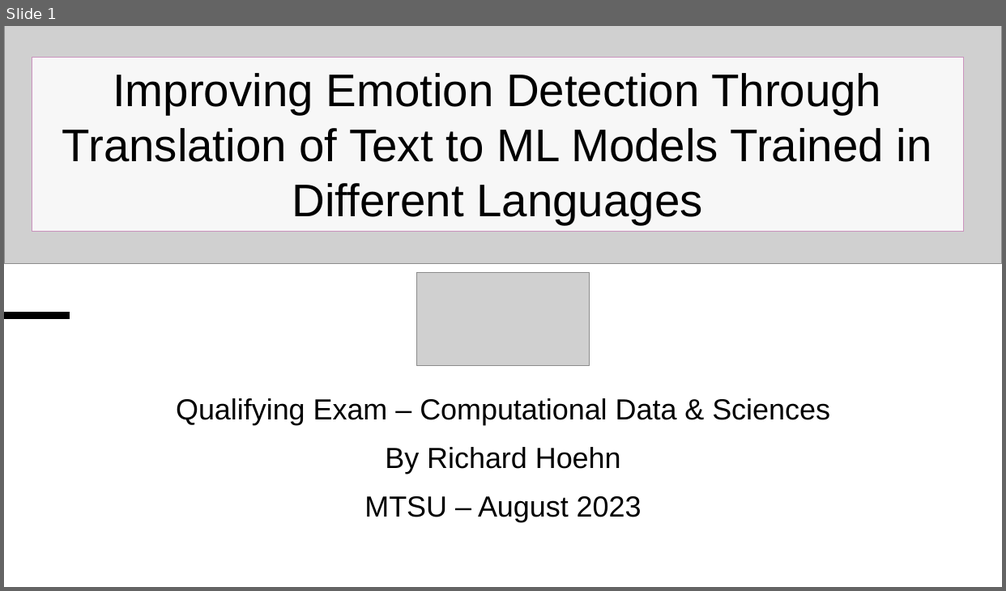
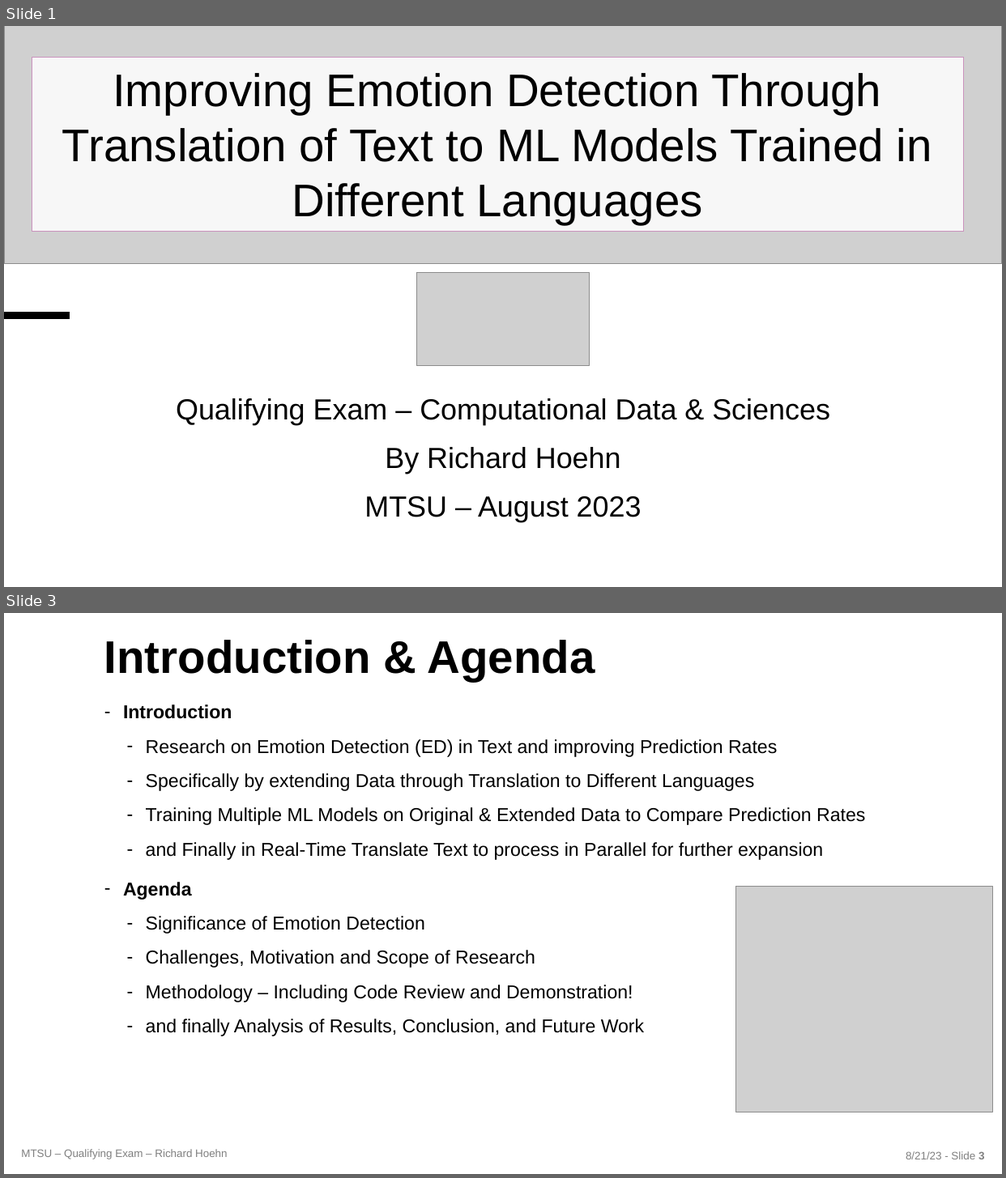
Before and after one commit to richardhoehn/mtsu.coms.qualifying-exam, a slide deck: presentation/COMS_Qualifying_Exam-2023-08-21.pptx. Shown one above the other, each under a label of ours: slide 1 before the commit, slides 1 and 3 after it; the slides between them are not shown. The pictures are 1006x591 and 1006x1178 pixels, drawn with LibreOffice and Linux fonts; fonts in the diff are those of the drawing; grey boxes stand for pictures; background and template pictures are left out. Boxes give left, top, right and bottom in pixels: in the first picture for what was removed or moved away, otherwise in the second. Text is boxed around its words. In the diff, an @@ line names an element or a change of style, - is before the commit and + after.

```diff
--- a/presentation/COMS_Qualifying_Exam-2023-08-21.pptx
+++ b/presentation/COMS_Qualifying_Exam-2023-08-21.pptx
@@ slide 3 added at (4,613,1002,1174), background picture (left out) @@
@@ title added at (104,640,595,681), 44 pt, text #000000, bold @@
+Introduction & Agenda
@@ text added at (123,705,865,1037), 18 pt, text #000000 @@
+– Introduction
+  – Research on Emotion Detection (ED) in Text and improving Prediction Rates
+  – Specifically by extending Data through Translation to Different Languages
+  – Training Multiple ML Models on Original & Extended Data to Compare Prediction Rates
+  – and Finally in Real-Time Translate Text to process in Parallel for further expansion
+– Agenda
+  – Significance of Emotion Detection
+  – Challenges, Motivation and Scope of Research
+  – Methodology – Including Code Review and Demonstration!
+  – and finally Analysis of Results, Conclusion, and Future Work
@@ picture added at (736,887,993,1112) @@
@@ text added at (21,1149,227,1160), 10.5 pt, text #808080 @@
+MTSU – Qualifying Exam – Richard Hoehn
@@ text added at (906,1152,984,1160), 10.5 pt, text #808080 @@
+8/21/23 - Slide 3
```
Also in this commit, not shown: 6 slides changed, 14 other slides added, 8 slides removed, 14 other files.
